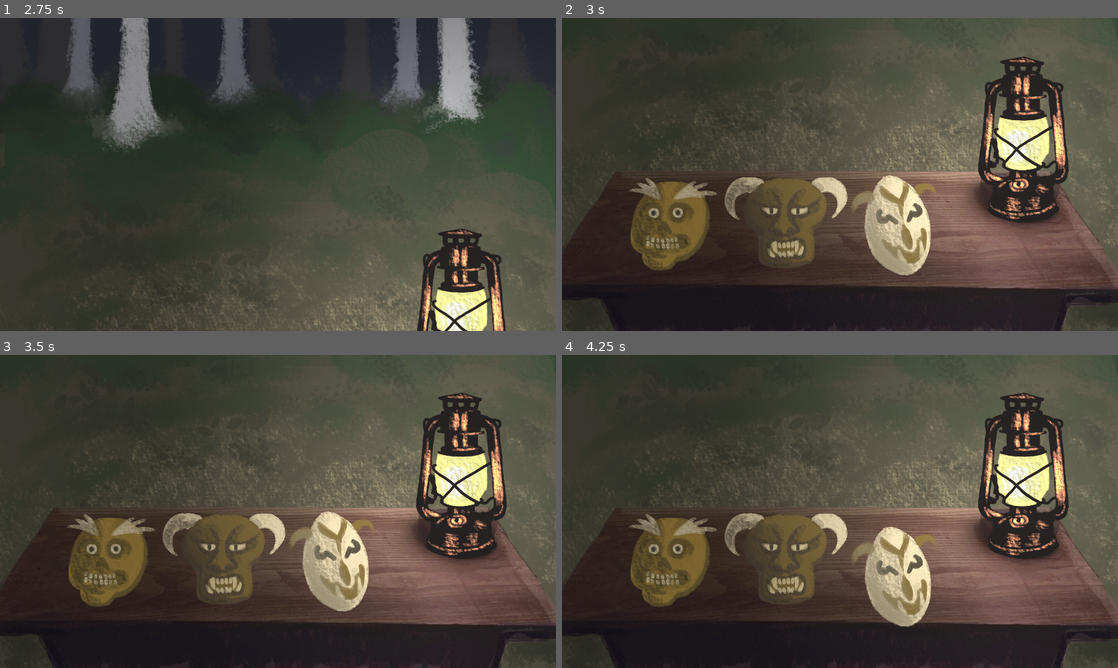
Above: before the commit, frames 1-4 (two rows, left to right).
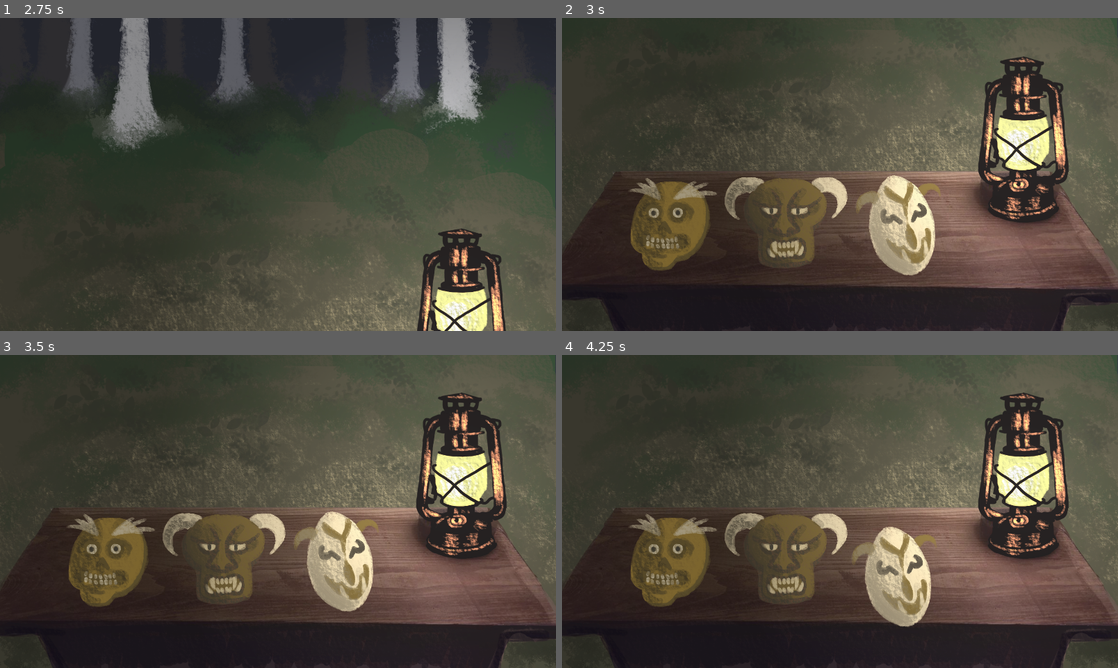
Above: after the commit, the same moments.

Repository: serrureriehurluberlesque/GGJ2026
Game: Godot game, scene res://scenes/main/main.tscn
Same seed, same stepped clock (60 frames per second), same inputs: the game is played once before the commit and once after it.
Inputs (mouse positions are in pixels of both pictures, inside the frame that each line leads up to):
- Up to frame 1 (2.75 s): tap Enter at 0.5, 2 s; move the mouse to (400, 158) at 0.52 s; hold Up (ui_up) 0.53-1.28 s; hold E (activate) 0.53-1.28 s; click (400, 158) at 0.67 s; tap Space at 1.25 s; move the mouse to (166, 190) at 1.27 s; hold Down (ui_down) 1.28-2.03 s; click (166, 190) at 1.35 s; move the mouse to (333, 105) at 2.02 s; hold Up (ui_up) from 2.03 s (still down); hold E (activate) from 2.03 s (still down)
- Up to frame 2 (3 s): keep holding Up (ui_up); move the mouse to (840, 190) at 2.77 s; release E (activate) at 2.78 s; click (840, 190) at 2.85 s
- Up to frame 3 (3.5 s): keep holding Up (ui_up)
- Up to frame 4 (4.25 s): move the mouse to (895, 561) at 3.52 s; release Up (ui_up) at 3.53 s; hold Down (ui_down) from 3.53 s (still down); hold E (activate) from 3.53 s (still down); click (895, 561) at 3.67 s

Frame 1 is identical in both runs. In frame 2, 1.8% of the frame differs, in the area x 52-68%, y 50-83%; in frame 3, 1.8%; in frame 4, nothing differs.

Commit message:
masks adjustments

Diff:
--- a/ggj2026/scenes/main/main.gd
+++ b/ggj2026/scenes/main/main.gd
@@ -45,6 +45,8 @@
 
 	%Light/FlickerTimer.wait_time = randf_range(FLICKER_MIN, FLICKER_MAX)
 	%Light/FlickerTimer.start()
+
+	$Camera/MaskOn.visible = true
 
 func intro() -> void:
 	$menu_25.hide()
--- a/ggj2026/scenes/main/main.tscn
+++ b/ggj2026/scenes/main/main.tscn
@@ -370,7 +370,7 @@
 
 [node name="mask_3" parent="Background/bg_light/Masks" unique_id=1181649016 instance=ExtResource("5_yyfjg")]
 unique_name_in_owner = true
-position = Vector2(1145.0001, 1794)
+position = Vector2(1160, 1793.9999)
 rotation = 0.0062934435
 type = 3
 
